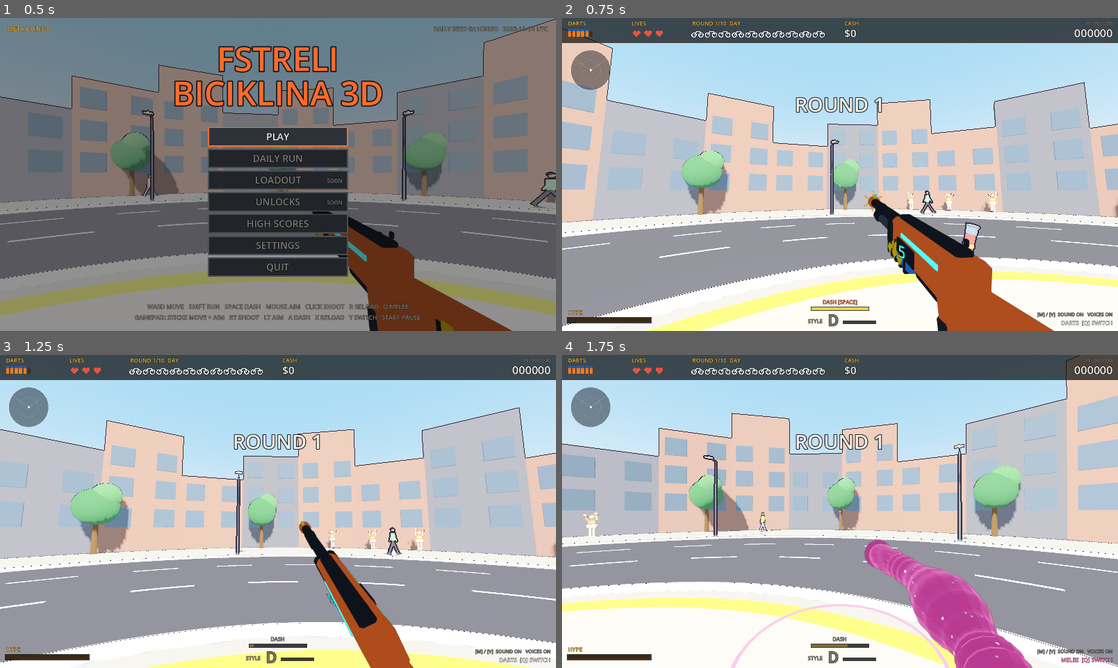
Above: before the commit, frames 1-4 (two rows, left to right).
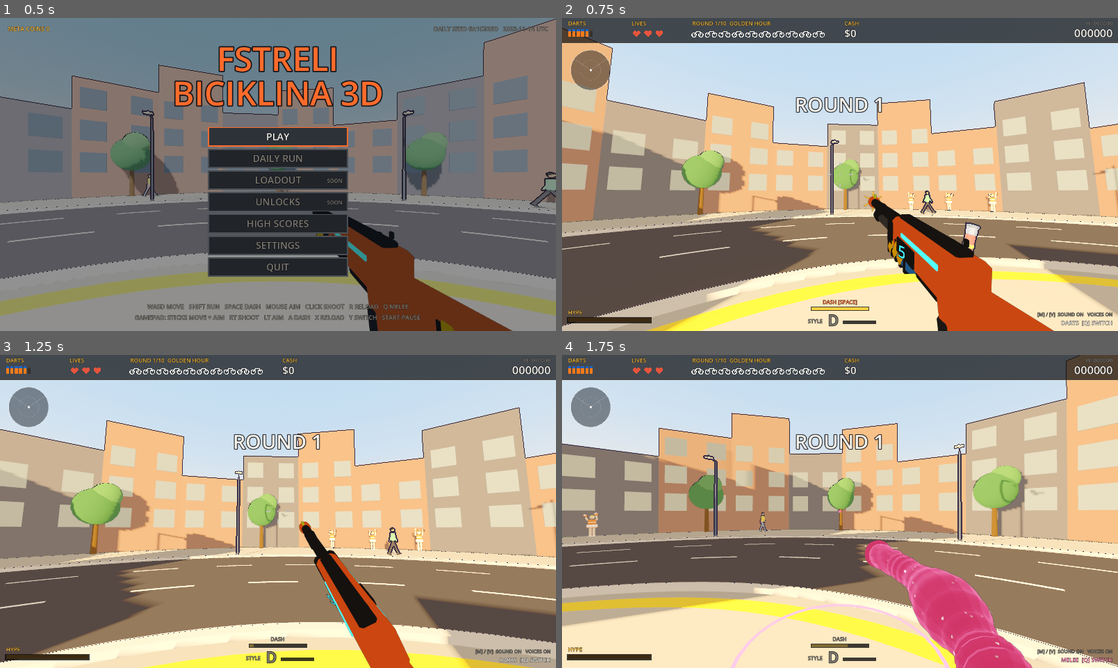
Above: after the commit, the same moments.

Repository: GVihi/FstreliBiciklina3D
Game: Godot game, scene res://main.tscn
The game is run twice, just before and just after one commit, with the same random seed, the same clock (stepped at 60 frames per second) and the same inputs.
Inputs (mouse positions are in pixels of both pictures, inside the frame that each line leads up to):
- Up to frame 1 (0.5 s): no input
- Up to frame 2 (0.75 s): tap Enter at 0.5 s; move the mouse to (962, 158) at 0.52 s; hold Right from 0.53 s (still down); tap R at 0.6 s; click (962, 158) at 0.67 s
- Up to frame 3 (1.25 s): keep holding Right; tap Space at 0.77 s
- Up to frame 4 (1.75 s): move the mouse to (812, 511) at 1.27 s; release Right at 1.28 s; hold Up from 1.28 s (still down); tap Q at 1.35 s; tap Space at 1.52 s

Frame 1 is identical in both runs. In frame 2, 70% of the frame differs, in the area x 0-100%, y 1-100%; in frame 3, 71%; in frame 4, 74%.

Commit message:
Give every normal run a random seed and show it on the run summary
Roadmap: Milestone G, "Random seed for normal runs, shown on the run
summary so a run can be replayed".

- start_game picks a random 32-bit run seed for normal runs (new
  DailyScript.random_seed); Daily Run still uses the daily seed.
- The seeded generators (rider mix, shop and upgrade offers, starting
  boss and lighting theme) no longer check for daily mode, so any run can
  be replayed from its seed. daily_shift is renamed seed_shift.
- The run summary shows RUN SEED (or DAILY RUN SEED) at the bottom.
- README: tick the checkbox, note the behaviour change (normal runs now
  rotate the starting theme and boss with the seed).

Written without running Godot; gdlint and gdformat --check pass.

Co-Authored-By: Claude Sonnet 5.5 <noreply@anthropic.com>
Claude-Session: https://claude.ai/code/session_01NAn1wZzVoQWj6VCRzRoHYM

Diff:
--- a/scripts/bosses.gd
+++ b/scripts/bosses.gd
@@ -100,7 +100,7 @@
 func spawn_boss() -> void:
 	var final = g.is_final_round()
 	var kind = g.BOSS_KINDS[
-		(g.round_n + g.boss_count + g.daily_shift(g.BOSS_KINDS.size())) % g.BOSS_KINDS.size()
+		(g.round_n + g.boss_count + g.seed_shift(g.BOSS_KINDS.size())) % g.BOSS_KINDS.size()
 	]
 	var variant = (g.round_n + g.boss_count) % 2
 	if final:
--- a/scripts/daily.gd
+++ b/scripts/daily.gd
@@ -28,6 +28,11 @@
 	return seed_for(date_string())
 
 
+# Fresh random 32-bit seed (0 .. 4294967295) for a normal run. randi() is seeded from the system by Godot.
+static func random_seed() -> int:
+	return randi()
+
+
 # Seed for one named part of one round of a daily run, e.g. ("upgrade", run seed, round 3).
 # Every part gets its own seed, so what one part draws never changes what another part sees.
 static func stream_seed(run_seed: int, round_n: int, part: String) -> int:
--- a/scripts/hud.gd
+++ b/scripts/hud.gd
@@ -345,6 +345,10 @@
 			)
 	if g.state_t > 0.8 and blink and not g.name_entry:
 		_txt("CLICK TO CONTINUE", cx, size.y * 0.93, int(24 * k), TEXT, 1)
+	var seed_label = "RUN SEED  " + g.DailyScript.seed_text(g.run_seed)
+	if g.daily_mode:
+		seed_label = "DAILY RUN SEED  " + g.DailyScript.seed_text(g.run_seed)
+	_txt(seed_label, cx, size.y * 0.975, int(14 * k), GRAY, 1)
 
 
 # ---------------------------------------------------------------- title screen menu
--- a/scripts/main.gd
+++ b/scripts/main.gd
@@ -96,11 +96,11 @@
 var score = 0
 var hi = 0
 var daily_date = ""  # UTC date the daily seed belongs to, "YYYY-MM-DD"
-var daily_seed = 0  # same for every player on that date (daily.gd); the daily run mode will use it
+var daily_seed = 0  # same for every player on that date (daily.gd); a Daily Run uses it as its run seed
 var daily_label = ""  # title-screen text for the above
-var daily_mode = false  # true while a Daily Run is in progress; normal runs never touch the seeded generators
-var run_seed = 0  # the daily seed this run started with (daily_seed can roll over to a new day mid-run)
-var rider_rng = RandomNumberGenerator.new()  # daily mode: which riders spawn, reseeded at the start of every round
+var daily_mode = false  # true while a Daily Run is in progress (own scoreboard later, no normal high score)
+var run_seed = 0  # the seed this run started with: today's daily seed in a Daily Run, a random one in a normal run
+var rider_rng = RandomNumberGenerator.new()  # which riders spawn, reseeded from the run seed at the start of every round
 var hearts = 3
 var combo = 0
 var best_combo = 0
@@ -548,37 +548,32 @@
 	return arr[randi() % arr.size()]
 
 
-# ---- run layout randomness. Normal runs use the global generator exactly as before; a Daily Run draws the
-# parts that shape the run (rider mix, shop and upgrade offers) from generators seeded by the daily seed, so
-# every player faces the same layout. Moment-to-moment randomness (effects, aim spread, drops) stays unseeded.
+# ---- run layout randomness. Every run (normal or daily) draws the parts that shape it (rider mix, shop and
+# upgrade offers, starting boss and lighting theme) from generators seeded by the run seed, so a run can be
+# replayed from its seed. A Daily Run uses the daily seed, a normal run a random one (shown on the run summary).
+# Moment-to-moment randomness (effects, aim spread, drops) stays unseeded.
 func layout_f() -> float:
-	return rider_rng.randf() if daily_mode else randf()
+	return rider_rng.randf()
 
 
 func layout_i(n: int) -> int:
-	return (rider_rng.randi() % n) if daily_mode else (randi() % n)
+	return rider_rng.randi() % n
 
 
 func layout_shuffle(arr: Array) -> void:
-	if daily_mode:
-		DailyScript.shuffle_with(arr, rider_rng)
-	else:
-		arr.shuffle()
-
-
-# shuffles an offer list; in a Daily Run the order depends only on the seed, the round and `part`
+	DailyScript.shuffle_with(arr, rider_rng)
+
+
+# shuffles an offer list; the order depends only on the run seed, the round and `part`
 func offer_shuffle(arr: Array, part: String) -> void:
-	if daily_mode:
-		var rng = RandomNumberGenerator.new()
-		rng.seed = DailyScript.stream_seed(run_seed, round_n, part)
-		DailyScript.shuffle_with(arr, rng)
-	else:
-		arr.shuffle()
-
-
-# daily mode rotates which boss comes first and which lighting theme starts, so each day feels different
-func daily_shift(n: int) -> int:
-	return (run_seed % n) if daily_mode else 0
+	var rng = RandomNumberGenerator.new()
+	rng.seed = DailyScript.stream_seed(run_seed, round_n, part)
+	DailyScript.shuffle_with(arr, rng)
+
+
+# the seed rotates which boss comes first and which lighting theme starts, so each seed feels different
+func seed_shift(n: int) -> int:
+	return run_seed % n
 
 
 # engine callback: the logic lives in input.gd
@@ -644,6 +639,8 @@
 	if daily:
 		refresh_daily_seed()
 		run_seed = daily_seed
+	else:
+		run_seed = DailyScript.random_seed()
 	round_n = 1
 	score = 0
 	hearts = MAXHEARTS
@@ -723,10 +720,9 @@
 	clear_bosses()
 	clear_phones()
 	clear_pickups()
-	theme_idx = (round_n - 1 + daily_shift(THEMES.size())) % THEMES.size()
+	theme_idx = (round_n - 1 + seed_shift(THEMES.size())) % THEMES.size()
 	apply_theme(theme_idx)
-	if daily_mode:
-		rider_rng.seed = DailyScript.stream_seed(run_seed, round_n, "riders")
+	rider_rng.seed = DailyScript.stream_seed(run_seed, round_n, "riders")
 	round_t = 0.0
 	hits.clear()
 	for i in range(PER_ROUND):
Not shown, changed: README.md
